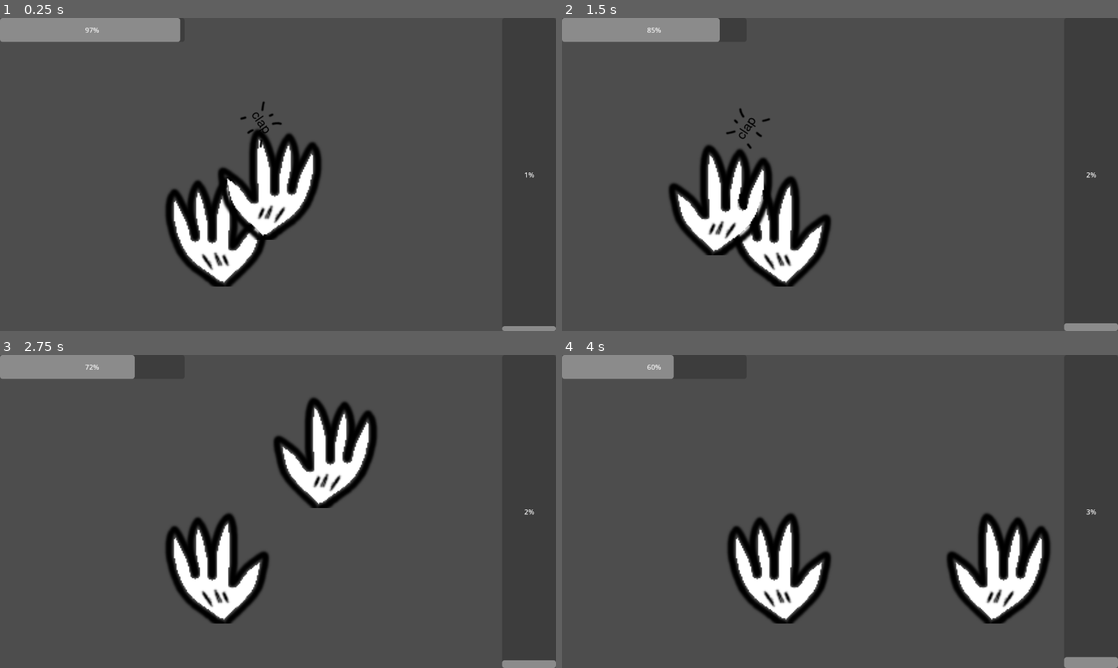
Above: before the commit, frames 1-4 (two rows, left to right).
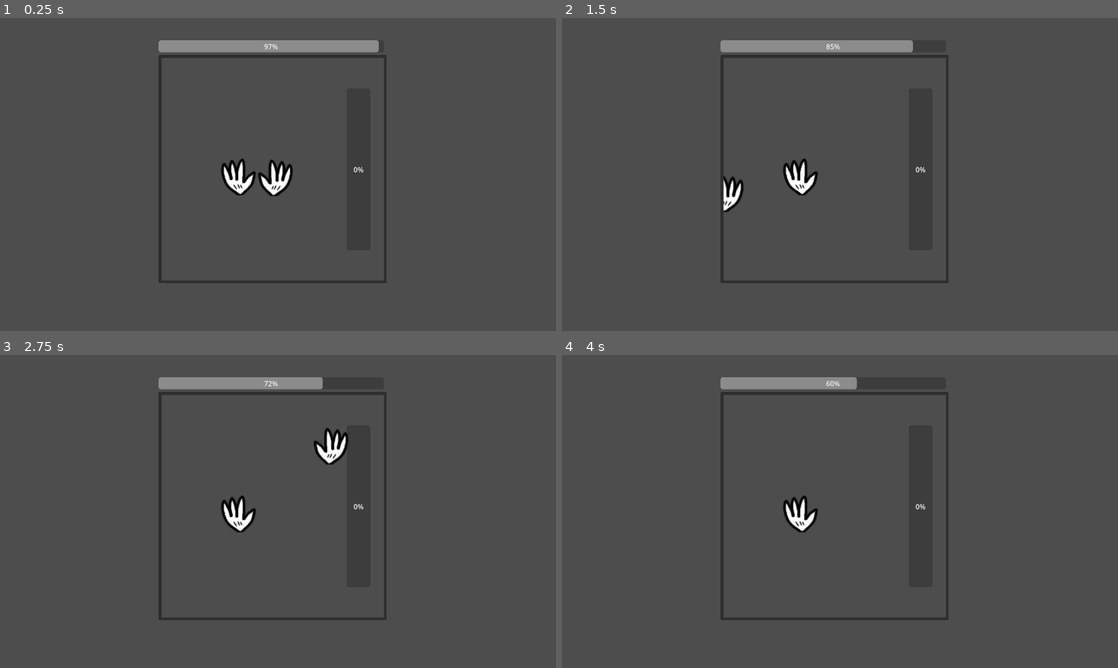
Above: after the commit, the same moments.

Repository: Risgrynsgrot/gmtk2023
Game: Godot game, scene res://Scenes/BenjaTest.tscn
Two runs of this game, one before a commit and one after it. Both use one fixed random seed, a clock stepped at 60 frames per second and the inputs below. This scene is started directly instead of the project's main scene.
Inputs (mouse positions are in pixels of both pictures, inside the frame that each line leads up to):
- Up to frame 1 (0.25 s): no input
- Up to frame 2 (1.5 s): move the mouse to (962, 158) at 0.52 s; tap Space at 0.77 s; move the mouse to (728, 190) at 1.27 s
- Up to frame 3 (2.75 s): tap Space at 1.52 s; move the mouse to (333, 442) at 2.02 s
- Up to frame 4 (4 s): tap Enter at 2.75 s; move the mouse to (812, 574) at 2.77 s; tap Space at 3.02, 3.77 s; move the mouse to (1006, 558) at 3.52 s

The runs differ from the first frame. In frame 1, 13% of the frame differs, in the area x 0-100%, y 0-100%; in frame 2, 12%; in frame 3, 13%; in frame 4, 12%.

Commit message:
added support for smaller viewport for minigames

Diff:
--- a/project/Scenes/BenjaTest.gd
+++ b/project/Scenes/BenjaTest.gd
@@ -4,8 +4,3 @@
 # Called when the node enters the scene tree for the first time.
 func _ready():
 	MinigameManager.start_new_minigame()
-
-
-# Called every frame. 'delta' is the elapsed time since the previous frame.
-func _process(delta):
-	pass
--- a/project/Scenes/MinigameApplause/Clap.tscn
+++ b/project/Scenes/MinigameApplause/Clap.tscn
@@ -6,13 +6,14 @@
 [node name="Clap" type="Node2D"]
 script = ExtResource("1_2b8a2")
 rotation_range = Vector2(-60, 60)
-min_offset_range = Vector2(50, 100)
-offset_range = Vector2(200, 300)
+min_offset_range = Vector2(20, 50)
+offset_range = Vector2(100, 200)
 
 [node name="Sprite2D" type="Sprite2D" parent="."]
 texture = ExtResource("2_ld0is")
 
 [node name="Lifetime" type="Timer" parent="."]
+wait_time = 0.5
 one_shot = true
 autostart = true
 
--- a/project/Scenes/MinigameApplause/Clapper.tscn
+++ b/project/Scenes/MinigameApplause/Clapper.tscn
@@ -5,7 +5,7 @@
 [ext_resource type="PackedScene" uid="uid://pn5vq0eh5jql" path="res://Scenes/MinigameApplause/Clap.tscn" id="2_v1ue3"]
 
 [sub_resource type="RectangleShape2D" id="RectangleShape2D_w1kia"]
-size = Vector2(88.5, 87)
+size = Vector2(52.0833, 63.6667)
 
 [node name="Clapper" type="Node2D" node_paths=PackedStringArray("right_hand")]
 position = Vector2(481, 458)
@@ -15,7 +15,7 @@
 
 [node name="HandLeft" type="Sprite2D" parent="."]
 position = Vector2(0, 10)
-scale = Vector2(-3, 3)
+scale = Vector2(-1, 1)
 texture = ExtResource("2_pbqhl")
 
 [node name="LeftHandCollider" type="Area2D" parent="HandLeft" groups=["Hand"]]
@@ -23,16 +23,15 @@
 scale = Vector2(1, -1)
 
 [node name="CollisionShape2D" type="CollisionShape2D" parent="HandLeft/LeftHandCollider"]
-position = Vector2(9.75, 7.5)
+position = Vector2(-3, 11.6667)
 shape = SubResource("RectangleShape2D_w1kia")
 
 [node name="HandRight" type="Sprite2D" parent="."]
 position = Vector2(408, 3)
-scale = Vector2(3, 3)
 texture = ExtResource("2_pbqhl")
 
 [node name="RightHandCollider" type="Area2D" parent="HandRight" groups=["Hand"]]
-position = Vector2(-28, -3)
+position = Vector2(-21.6667, 1.33333)
 
 [node name="CollisionShape2D" type="CollisionShape2D" parent="HandRight/RightHandCollider"]
 position = Vector2(19, 11)
--- a/project/Scenes/MinigameApplause/MinigameApplause.tscn
+++ b/project/Scenes/MinigameApplause/MinigameApplause.tscn
@@ -27,7 +27,10 @@
 anchor_left = 1.0
 anchor_right = 1.0
 anchor_bottom = 1.0
-offset_left = -124.0
+offset_left = -86.0
+offset_top = 70.0
+offset_right = -31.0
+offset_bottom = -70.0
 grow_horizontal = 0
 grow_vertical = 2
 fill_mode = 3
--- a/project/Scenes/MinigameManager.tscn
+++ b/project/Scenes/MinigameManager.tscn
@@ -38,8 +38,17 @@
 [node name="TimeLeftProgressBar" type="ProgressBar" parent="CanvasLayer"]
 unique_name_in_owner = true
 visible = false
-offset_right = 425.0
-offset_bottom = 55.0
+anchors_preset = 8
+anchor_left = 0.5
+anchor_top = 0.5
+anchor_right = 0.5
+anchor_bottom = 0.5
+offset_left = -275.0
+offset_top = -309.0
+offset_right = 244.0
+offset_bottom = -281.0
+grow_horizontal = 2
+grow_vertical = 2
 
 [node name="TimeLeftText" type="Label" parent="CanvasLayer/TimeLeftProgressBar"]
 unique_name_in_owner = true
@@ -55,6 +64,42 @@
 grow_vertical = 2
 text = "Time left: "
 
+[node name="MinigameView" type="Panel" parent="CanvasLayer"]
+unique_name_in_owner = true
+visible = false
+anchors_preset = 8
+anchor_left = 0.5
+anchor_top = 0.5
+anchor_right = 0.5
+anchor_bottom = 0.5
+offset_left = -275.0
+offset_top = -275.0
+offset_right = 250.0
+offset_bottom = 250.0
+grow_horizontal = 2
+grow_vertical = 2
+
+[node name="SubViewportContainer" type="SubViewportContainer" parent="CanvasLayer/MinigameView"]
+clip_contents = true
+layout_mode = 1
+anchors_preset = 8
+anchor_left = 0.5
+anchor_top = 0.5
+anchor_right = 0.5
+anchor_bottom = 0.5
+offset_left = -256.0
+offset_top = -256.0
+offset_right = 256.0
+offset_bottom = 256.0
+grow_horizontal = 2
+grow_vertical = 2
+
+[node name="MinigameViewport" type="SubViewport" parent="CanvasLayer/MinigameView/SubViewportContainer"]
+unique_name_in_owner = true
+disable_3d = true
+handle_input_locally = false
+render_target_update_mode = 0
+
 [node name="WinLabel" type="Label" parent="CanvasLayer"]
 unique_name_in_owner = true
 visible = false
@@ -63,10 +108,10 @@
 anchor_top = 0.5
 anchor_right = 0.5
 anchor_bottom = 0.5
-offset_left = -20.0
-offset_top = -11.5
-offset_right = 20.0
-offset_bottom = 11.5
+offset_left = -120.0
+offset_top = -39.5
+offset_right = 120.0
+offset_bottom = 39.5
 grow_horizontal = 2
 grow_vertical = 2
 theme_override_fonts/font = SubResource("FontFile_swxh0")
--- a/project/Scripts/Clapper.gd
+++ b/project/Scripts/Clapper.gd
@@ -13,7 +13,8 @@
 
 # Called when the node enters the scene tree for the first time.
 func _ready():
-	pass
+	position = get_viewport_rect().size / 2
+	position.x -= get_viewport_rect().size.x / 6
 
 # Called every frame. 'delta' is the elapsed time since the previous frame.
 func _process(_delta):
--- a/project/Scripts/MinigameManager.gd
+++ b/project/Scripts/MinigameManager.gd
@@ -11,6 +11,8 @@
 @onready var time_left_text: Label = %TimeLeftText
 @onready var time_left_progress_bar: ProgressBar = %TimeLeftProgressBar
 @onready var timeout_label: Label = %WinLabel
+@onready var viewport = %MinigameViewport
+@onready var minigame_view = %MinigameView
 
 var is_active = false
 
@@ -26,7 +28,8 @@
 func start_new_minigame():
 	current_minigame_index = randi() % minigames.size()
 	current_minigame_scene = minigames[current_minigame_index].instantiate()
-	add_child(current_minigame_scene)
+	viewport.add_child(current_minigame_scene)
+	minigame_view.show()
 
 func _process(_delta):
 	#time_left_text.text = "Time left: " + str(game_timer.time_left)
@@ -43,7 +46,6 @@
 	timeout_label.text = finished_text
 	timeout_label.show()
 	post_game_delay.start()
-	time_left_progress_bar.hide()
 	is_active = false
 
 func _on_minigame_started(time_limit: float):
@@ -61,3 +63,5 @@
 func _on_post_mini_game_delay_timeout():
 	current_minigame_scene.queue_free()
 	timeout_label.hide()
+	minigame_view.hide()
+	time_left_progress_bar.hide()
